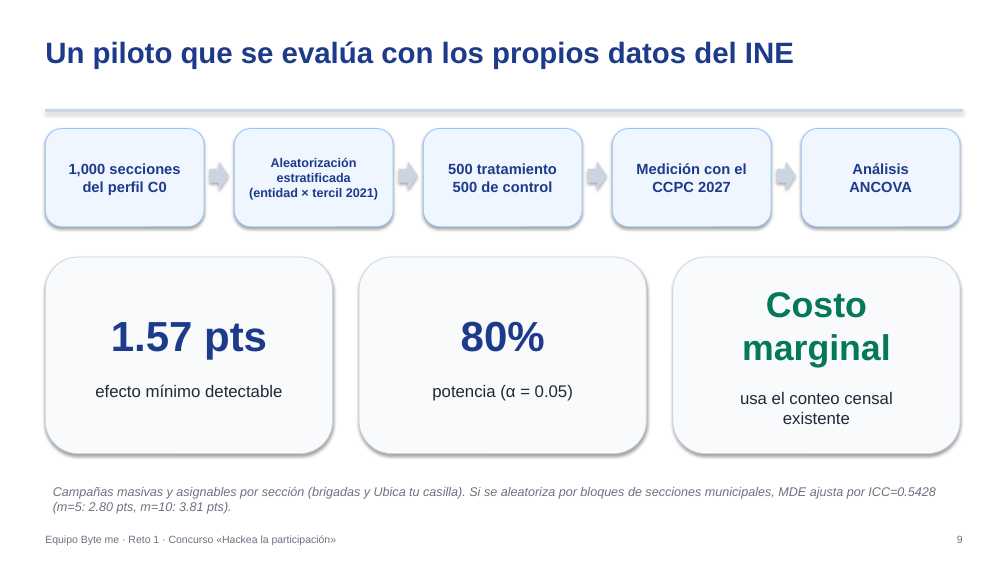
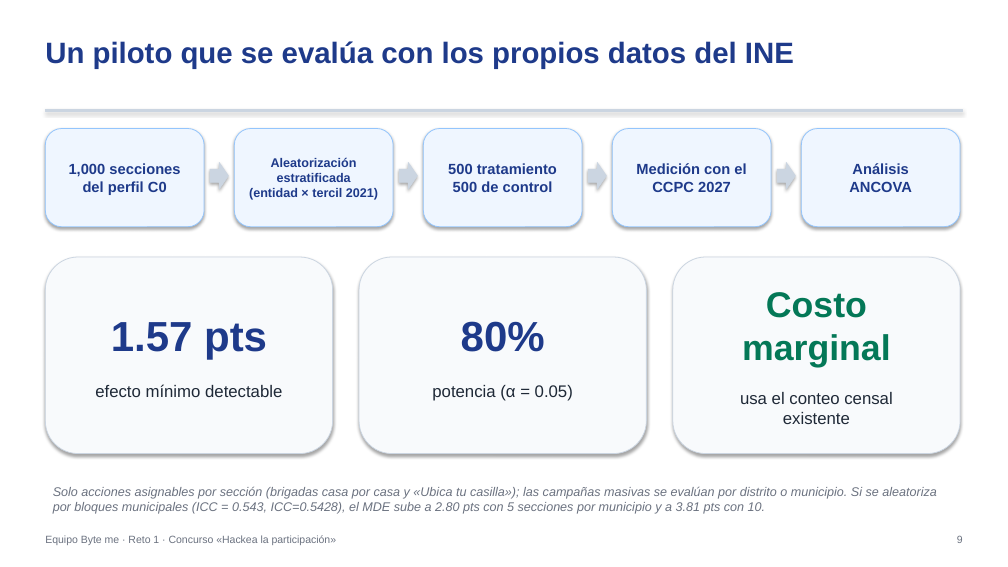
Before and after one commit to Johanan1113/Hackaton_INE_byte_me, a slide deck: slide 9 of outputs/entregables/Presentacion_Ejecutiva_ByteMe.pptx. Drawn at 1008x567 pixels with LibreOffice and Linux fonts; fonts in the diff are those of the drawing. Boxes give left, top, right and bottom in pixels: in the first picture for what was removed or moved away, otherwise in the second. Text is boxed around its words. In the diff, an @@ line names an element or a change of style, - is before the commit and + after.

Commit message:
fix: correcciones bloques 1 a 5 (redondeo, solapes fichas, CC0, calendario, consistencia)

```diff
--- a/outputs/entregables/Presentacion_Ejecutiva_ByteMe.pptx
+++ b/outputs/entregables/Presentacion_Ejecutiva_ByteMe.pptx
@@ text at <box>53,486,937,514</box>: text changed @@
-Campañas masivas y asignables por sección (brigadas y Ubica tu casilla). Si se aleatoriza por bloques de secciones municipales, MDE ajusta por ICC=0.5428 (m=5: 2.80 pts, m=10: 3.81 pts).
+Solo acciones asignables por sección (brigadas casa por casa y «Ubica tu casilla»); las campañas masivas se evalúan por distrito o municipio. Si se aleatoriza por bloques municipales (ICC = 0.543, ICC=0.5428), el MDE sube a 2.80 pts con 5 secciones por municipio y a 3.81 pts con 10.
```
Also in this commit, not shown: 3 other slides changed, 23 other files.
